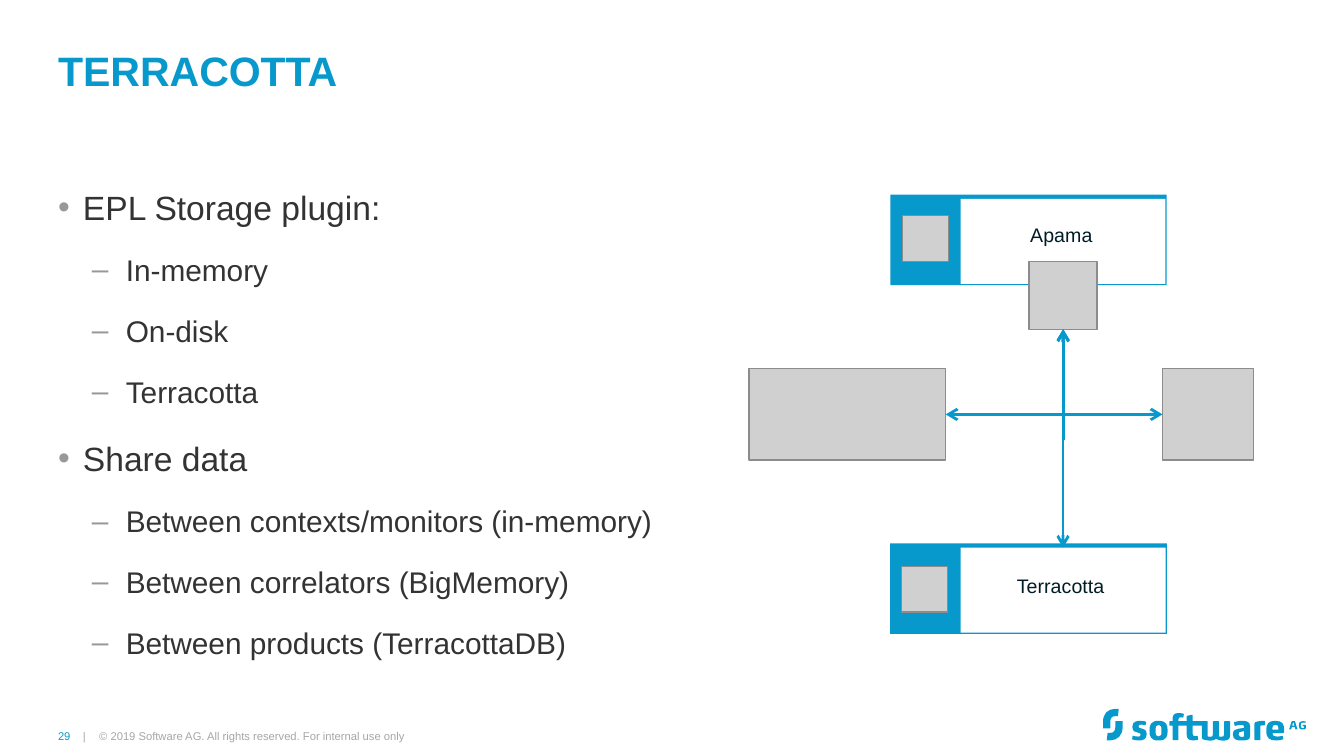
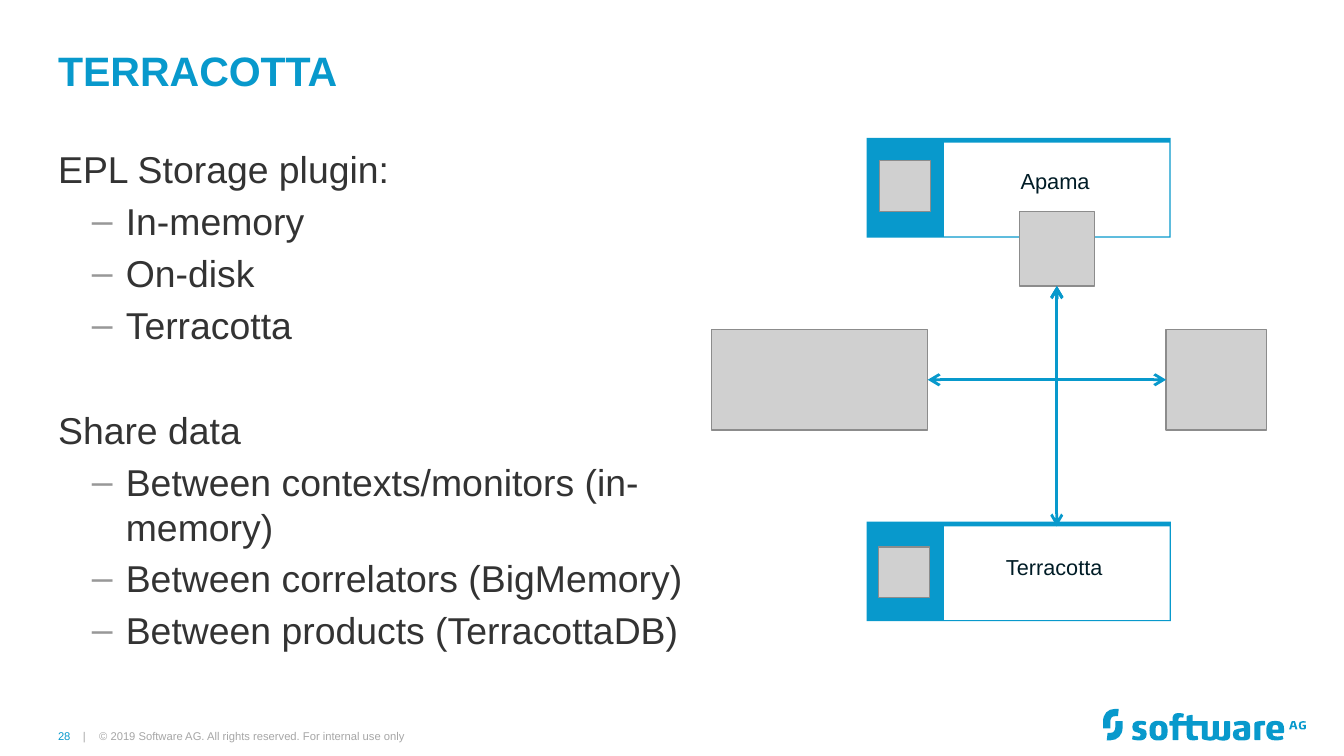
Before and after one commit to Cumulocity-IoT/apama-streaming-analytics-intro-training, a slide deck: slide 28 of Apama GAP Training.pptx (slide 29 before the commit). Drawn at 1344x756 pixels with LibreOffice and Linux fonts; fonts in the diff are those of the drawing; grey boxes stand for pictures; background and template pictures are left out. Boxes give left, top, right and bottom in pixels: in the first picture for what was removed or moved away, otherwise in the second. Text is boxed around its words. In the diff, an @@ line names an element or a change of style, - is before the commit and + after.

```diff
--- a/Apama GAP Training.pptx
+++ b/Apama GAP Training.pptx
@@ text "EPL Storage plugin:": place and size @@
-text "EPL Storage plugin:" at [83,195,651,659]
+text "EPL Storage plugin:" at [58,156,682,652]
@@ text "EPL Storage plugin:" at [58,156,682,652]: size 18 to 20 pt in "EPL Storage plugin:", "Share data"; size 16 to 20 pt in "In-memory", "On-disk", "Terracotta", "Between contexts/monitors (in-memory)" and 2 more places; bullet • to none; line spacing 1.5 to 1 @@
@@ rectangle: place and size @@
-rectangle at [890,195,1167,285]
+rectangle at [867,138,1171,238]
@@ rectangle: place and size @@
-rectangle at [961,199,1165,284]
+rectangle at [943,142,1169,237]
@@ text "Apama" at [1021,174,1090,194]: size 10.6 to 11.6 pt @@
@@ text "Apama": place and size @@
-text "Apama" at [1030,228,1092,246]
+text "Apama" at [1021,174,1090,194]
@@ picture: place and size @@
-picture at [902,215,948,261]
+picture at [880,161,931,212]
@@ picture added at [1020,211,1095,286] @@
@@ picture removed at [1030,261,1098,329] @@
@@ elbow double arrow moved from (1063, 329) - (946, 414) to (1056, 286) - (927, 380) @@
@@ elbow double arrow moved from (1063, 329) - (1063, 548) to (1056, 286) - (1056, 527) @@
@@ elbow double arrow moved from (1063, 329) - (1163, 414) to (1056, 286) - (1167, 380) @@
@@ picture: place and size @@
-picture at [749,368,945,460]
+picture at [711,329,927,430]
@@ picture: place and size @@
-picture at [1163,368,1254,460]
+picture at [1167,329,1267,430]
@@ rectangle: place and size @@
-rectangle at [890,543,1167,633]
+rectangle at [867,521,1172,621]
@@ rectangle: place and size @@
-rectangle at [961,548,1167,633]
+rectangle at [943,527,1169,620]
@@ text "Terracotta": place and size @@
-text "Terracotta" at [1017,579,1104,594]
+text "Terracotta" at [1006,560,1102,576]
@@ text "Terracotta" at [1006,560,1102,576]: size 10.6 to 11.6 pt @@
@@ picture: place and size @@
-picture at [902,566,948,612]
+picture at [879,547,930,598]
```
Also in this commit, not shown: 21 other slides changed, 1 slide added, 2 slides removed.
